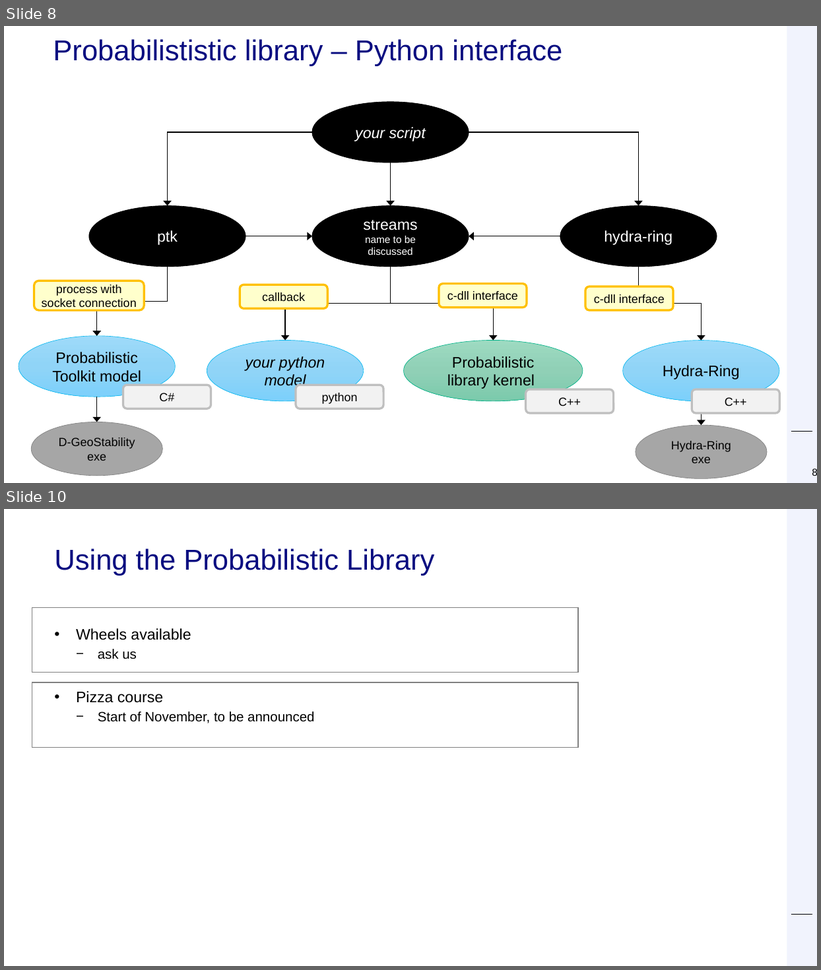
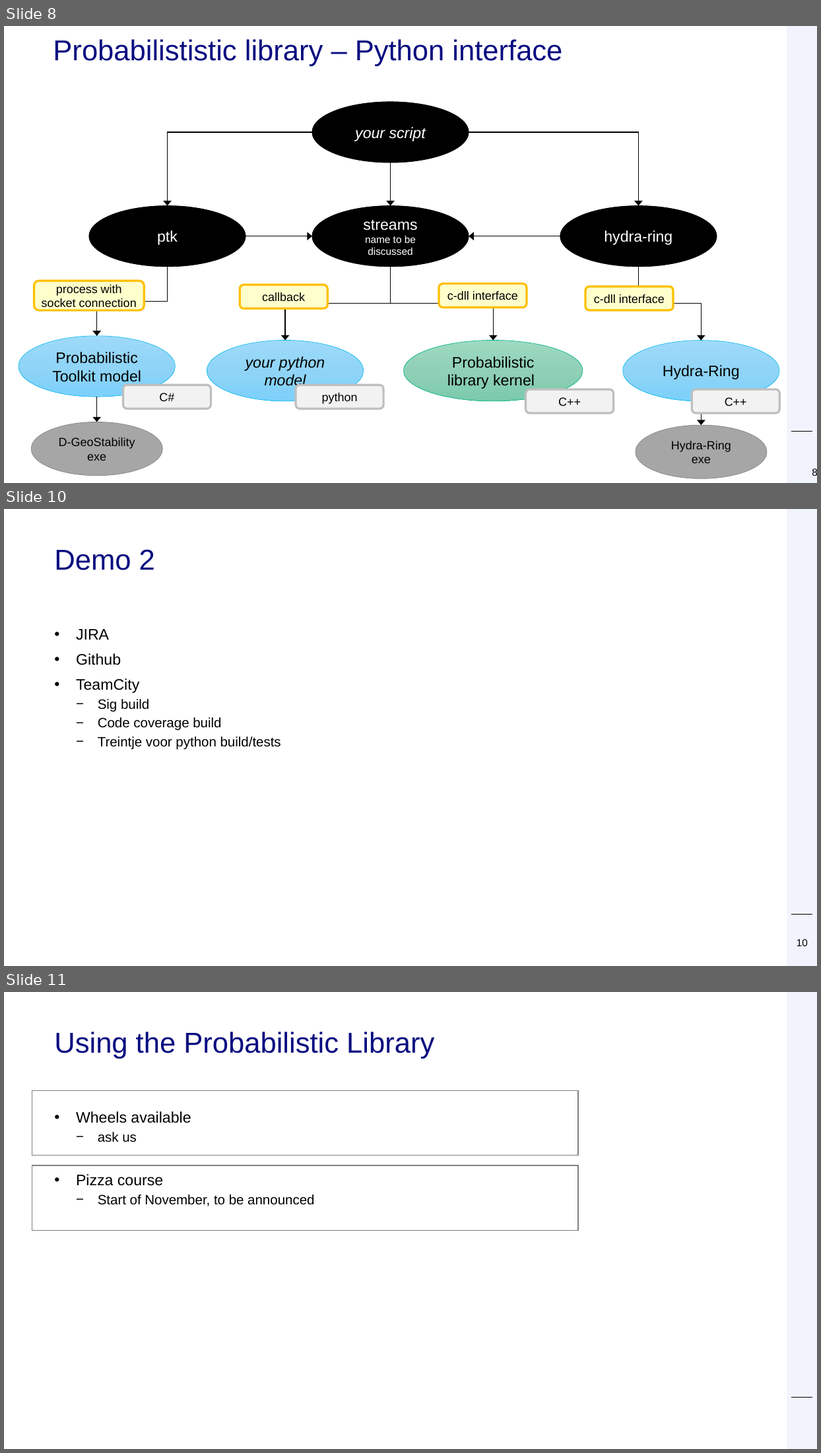
Before and after one commit to Deltares/ProbabilisticLibrary, a slide deck: doc/presentations/Probabilistic Library GFS 2 okt 2024.pptx. Shown one above the other, each under a label of ours: slides 8 and 10 before the commit, slides 8, 10 and 11 after it; the slides between them are not shown. The pictures are 821x970 and 821x1453 pixels, drawn with LibreOffice and Linux fonts; fonts in the diff are those of the drawing; background and template pictures are left out. Boxes give left, top, right and bottom in pixels: in the first picture for what was removed or moved away, otherwise in the second. Text is boxed around its words. In the diff, an @@ line names an element or a change of style, - is before the commit and + after.

Commit message:
add sheet demo 2

```diff
--- a/doc/presentations/Probabilistic Library GFS 2 okt 2024.pptx
+++ b/doc/presentations/Probabilistic Library GFS 2 okt 2024.pptx
@@ slide 10 added at (4, 509, 817, 966), background #FFFFFF; not listed: 2 template elements that a slide beside it also shows @@
@@ title added at (54, 549, 155, 570), 34 pt, text #080C80 @@
+Demo 2
@@ text added at (76, 629, 281, 750), 16 pt, text #000000 @@
+• JIRA
+• Github
+• TeamCity
+  − Sig build
+  − Code coverage build
+  − Treintje voor python build/tests
@@ page number added at (797, 939, 808, 947), 12 pt, text #000000 @@
+10
@@ what was slide 10 is now slide 11 @@
```
Also in this commit, not shown: 3 slides changed.
